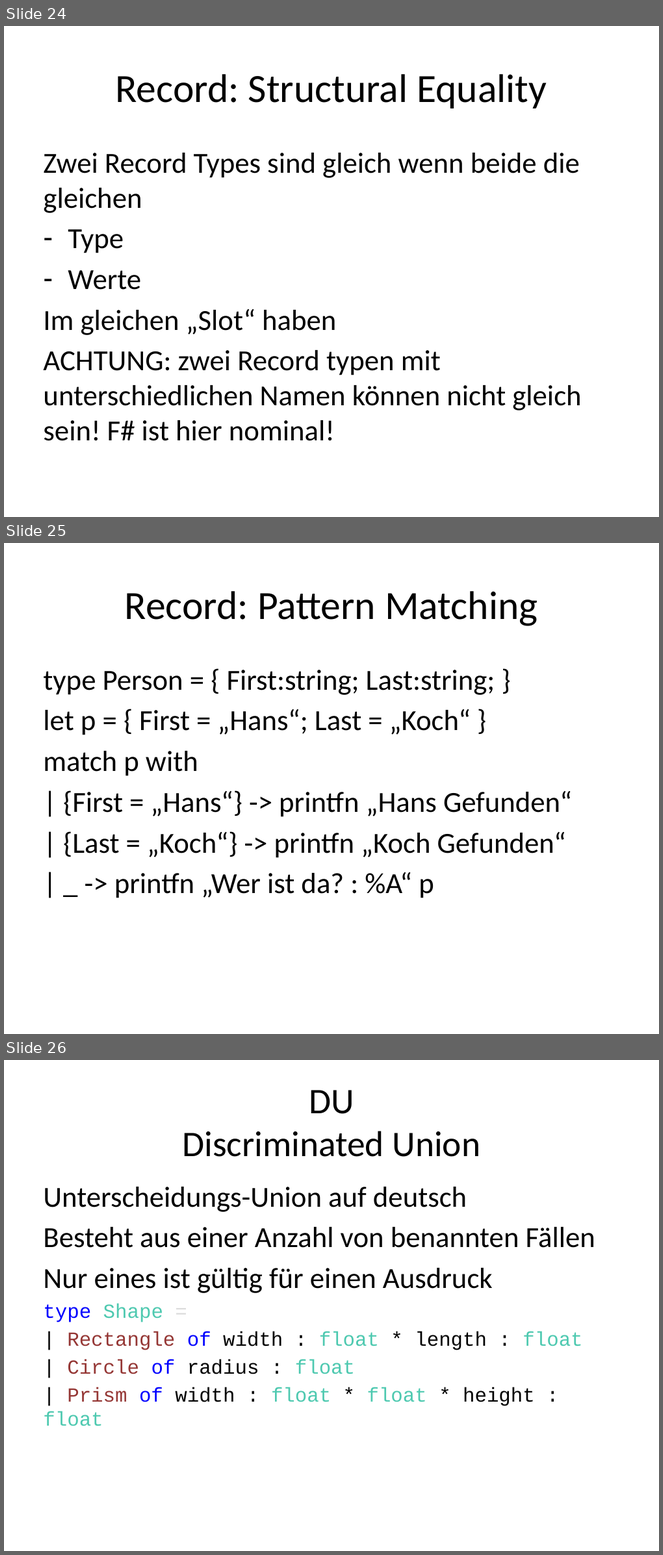
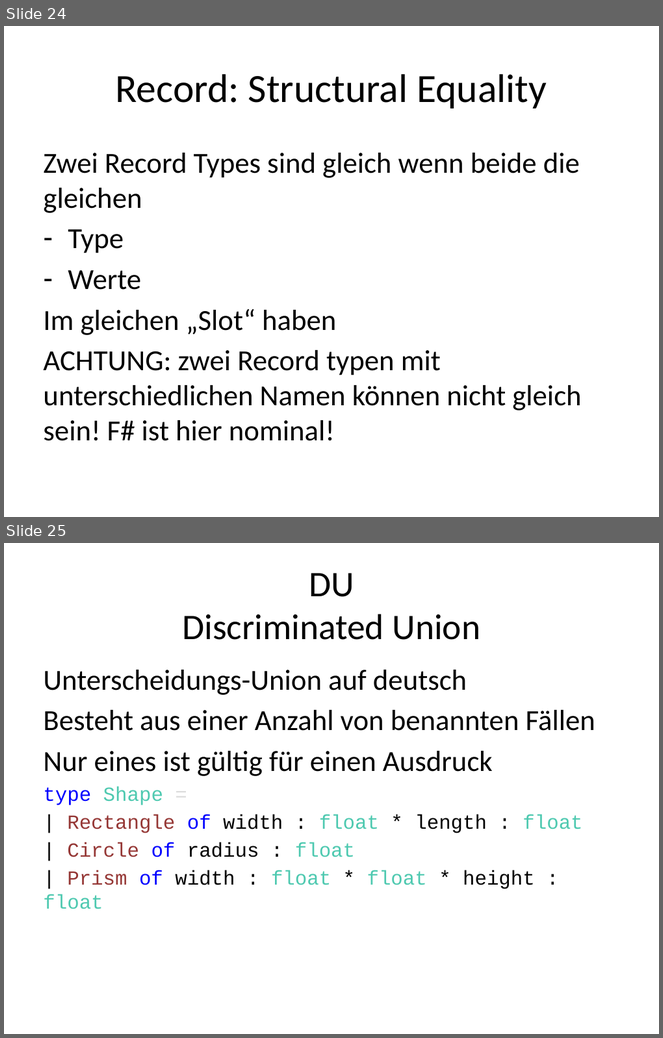
Before and after one commit to nasserbrake/talks, a slide deck: 20151202Extended/FSharp.pptx. Shown one above the other, each under a label of ours: slides 24, 25 and 26 before the commit, slides 24 and 25 after it. The pictures are 663x1555 and 663x1038 pixels, drawn with LibreOffice and Linux fonts; fonts in the diff are those of the drawing. Boxes give left, top, right and bottom in pixels: in the first picture for what was removed or moved away, otherwise in the second. Text is boxed around its words. In the diff, an @@ line names an element or a change of style, - is before the commit and + after.

```diff
--- a/20151202Extended/FSharp.pptx
+++ b/20151202Extended/FSharp.pptx
@@ slide 25 removed at (x1=4, y1=543, x2=659, y2=1034), background #FFFFFF @@
@@ title removed at (x1=125, y1=591, x2=538, y2=626) @@
-Record: Pattern Matching
@@ text removed at (x1=43, y1=670, x2=572, y2=899) @@
-type Person = { First:string; Last:string; }
-let p = { First = „Hans“; Last = „Koch“ }
-match p with
-| {First = „Hans“} -> printfn „Hans Gefunden“
-| {Last = „Koch“} -> printfn „Koch Gefunden“
-| _ -> printfn „Wer ist da? : %A“ p
@@ what was slide 26 is now slide 25 @@
```
Also in this commit, not shown: 2 other slides removed, 15 other files.
